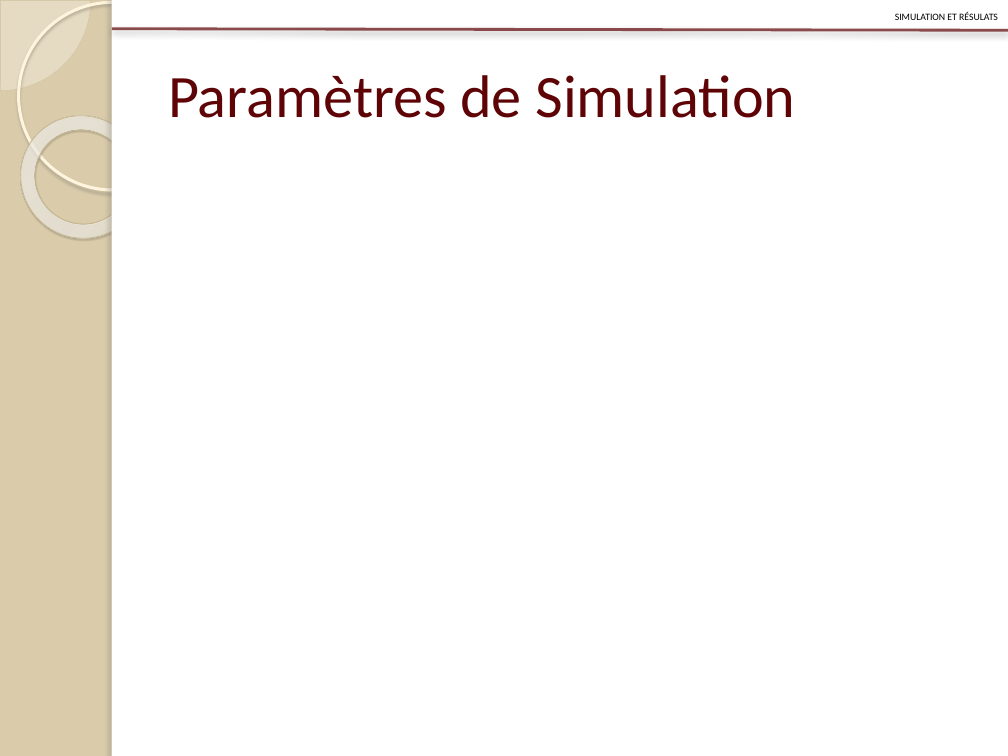
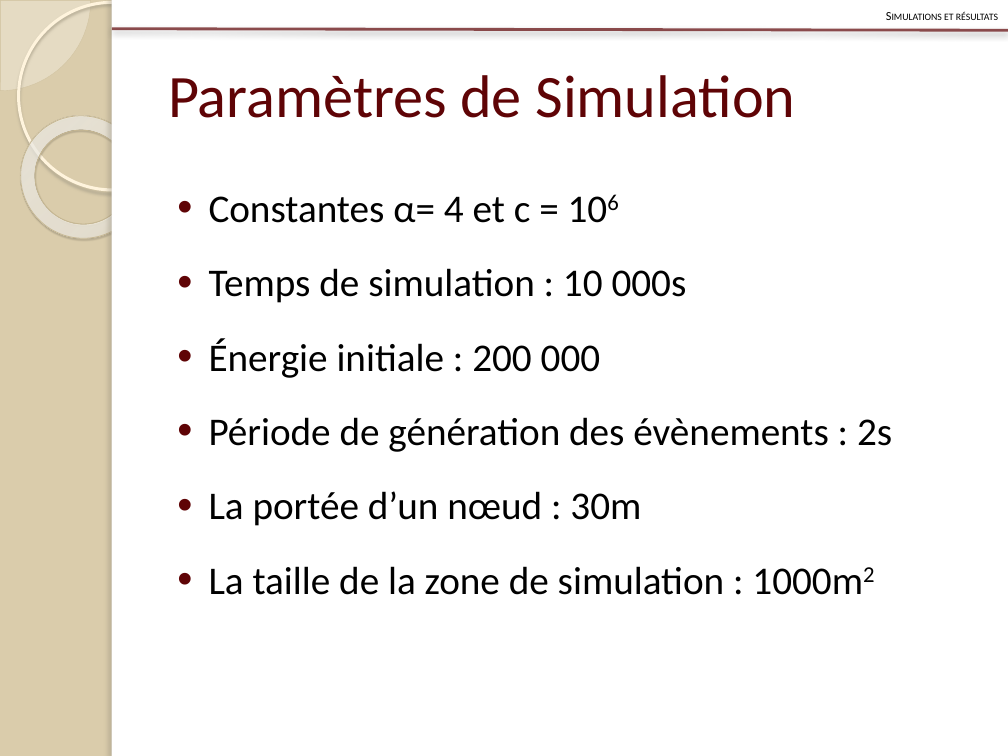
Before and after one commit to Patre/Energy-saving-in-sensors--networks, a slide deck: slide 27 of Redaction/Presentation/pres.pptx. Drawn at 1008x756 pixels with LibreOffice and Linux fonts; fonts in the diff are those of the drawing; grey boxes stand for pictures. Boxes give left, top, right and bottom in pixels: in the first picture for what was removed or moved away, otherwise in the second. Text is boxed around its words. In the diff, an @@ line names an element or a change of style, - is before the commit and + after.

```diff
--- a/Redaction/Presentation/pres.pptx
+++ b/Redaction/Presentation/pres.pptx
@@ text at [944, 12, 998, 20]: text changed @@
-simulation et résulats
+Simulations et résultats
@@ text added at [209, 196, 892, 595], 28 pt, text #000000 @@
+• Constantes α= 4 et c = 106
+• Temps de simulation : 10 000s
+• Énergie initiale : 200 000
+• Période de génération des évènements : 2s
+• La portée d’un nœud : 30m
+• La taille de la zone de simulation : 1000m2
```
Also in this commit, not shown: 9 other slides changed.
